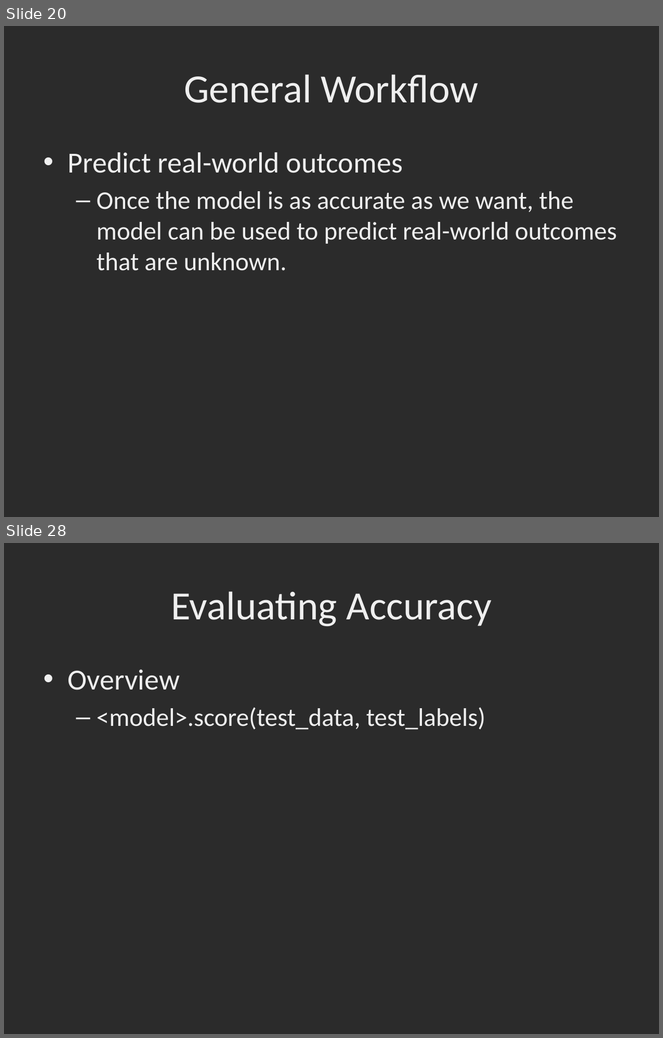
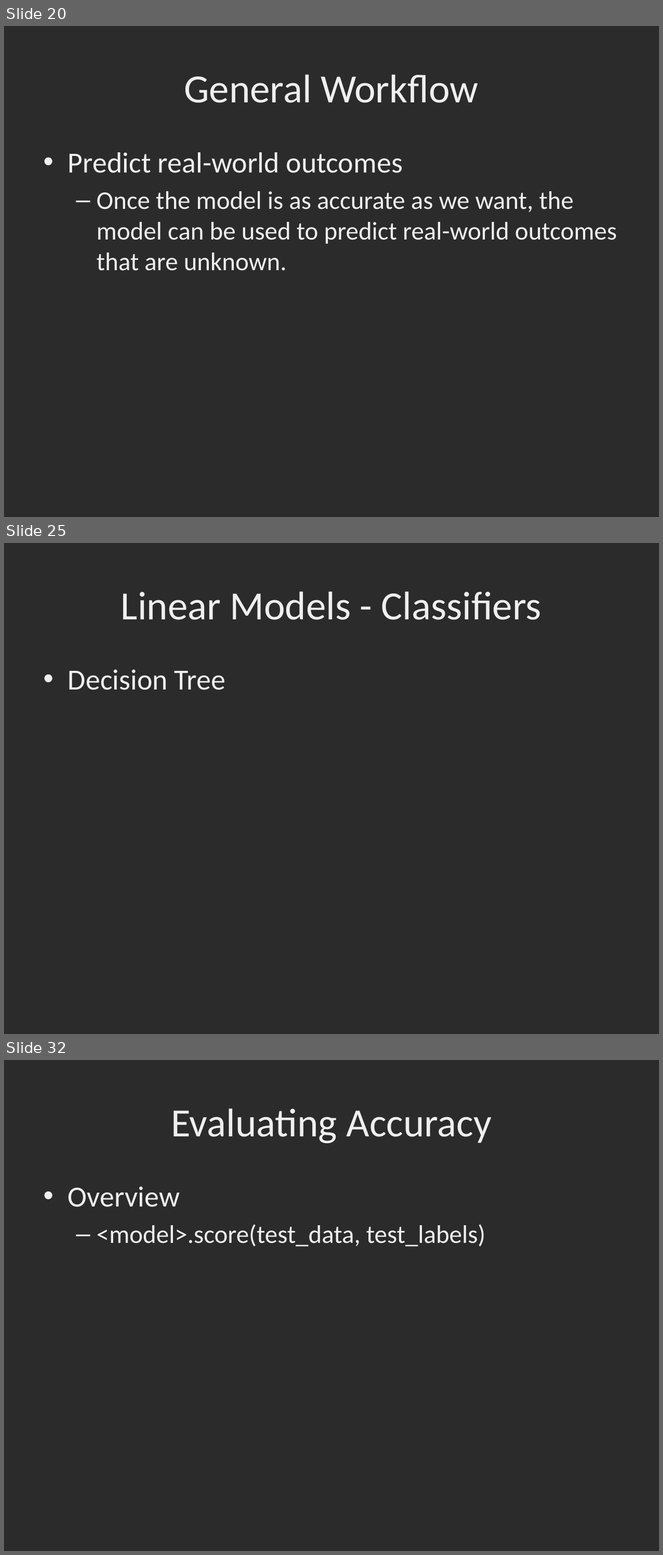
Before and after one commit to dbowmans46/PracticalProgramming, a slide deck: Session 7 - Python/Instructional Material/Session 7 - Python Brief Intro to Machine Learning with Scikit Learn.pptx. Shown one above the other, each under a label of ours: slides 20 and 28 before the commit, slides 20, 25 and 32 after it; the slides between them are not shown. The pictures are 663x1038 and 663x1555 pixels, drawn with LibreOffice and Linux fonts; fonts in the diff are those of the drawing; background and template pictures are left out; a plain dark background stands for a picture behind light text. Boxes give left, top, right and bottom in pixels: in the first picture for what was removed or moved away, otherwise in the second. Text is boxed around its words. In the diff, an @@ line names an element or a change of style, - is before the commit and + after.

Commit message:
Added descriptions for some model types.

```diff
--- a/Session 7 - Python/Instructional Material/Session 7 - Python Brief Intro to Machine Learning with Scikit Learn.pptx
+++ b/Session 7 - Python/Instructional Material/Session 7 - Python Brief Intro to Machine Learning with Scikit Learn.pptx
@@ slide 25 added at (4,543,659,1034), background picture (left out) @@
@@ title added at (121,591,542,620), 44 pt, text #EFEFEF @@
+Linear Models - Classifiers
@@ text added at (68,669,226,690), 32 pt, text #EFEFEF @@
+• Decision Tree
@@ what was slide 28 is now slide 32 @@
```
Also in this commit, not shown: 8 slides changed, 4 other slides added.
